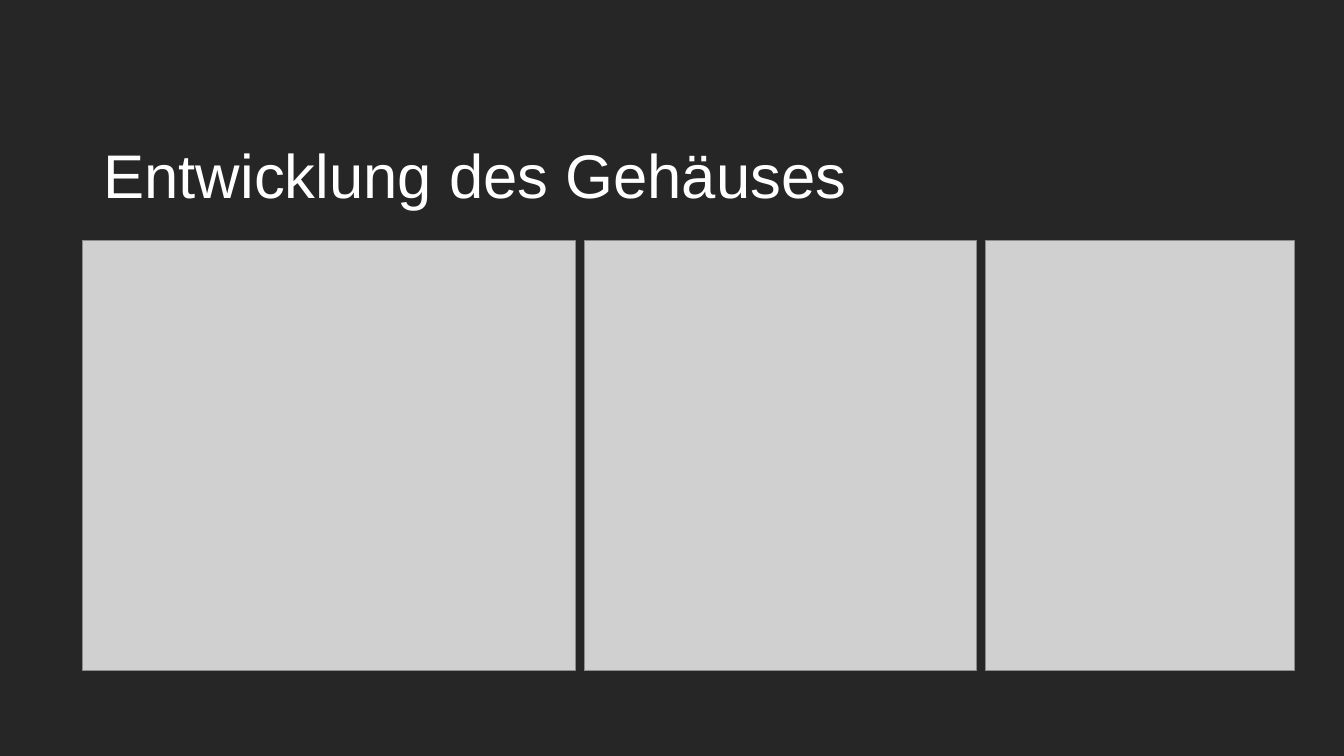
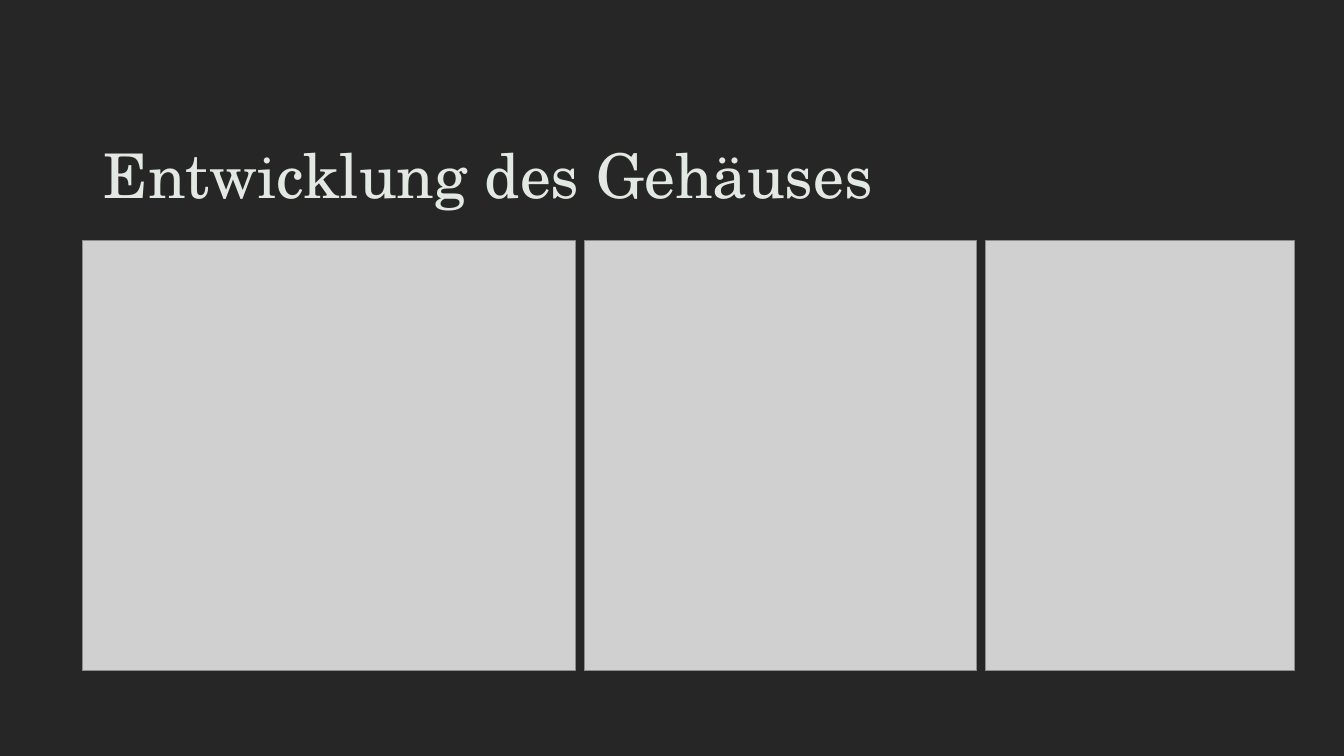
Before and after one commit to B4ldur-ts/smart-booze, a slide deck: slide 8 of Smartbooze_Pitch_Deck.pptx. Drawn at 1344x756 pixels with LibreOffice and Linux fonts; fonts in the diff are those of the drawing; grey boxes stand for pictures. Boxes give left, top, right and bottom in pixels: in the first picture for what was removed or moved away, otherwise in the second. Text is boxed around its words. In the diff, an @@ line names an element or a change of style, - is before the commit and + after.

```diff
--- a/Smartbooze_Pitch_Deck.pptx
+++ b/Smartbooze_Pitch_Deck.pptx
@@ title "Entwicklung des Gehäuses" at bbox=[104, 152, 873, 211]: font Arial to TeX Gyre Schola, text colour #FFFFFF to #E2E8E2 @@
```
Also in this commit, not shown: 2 other slides changed, 1 slide added, 1 slide removed.
